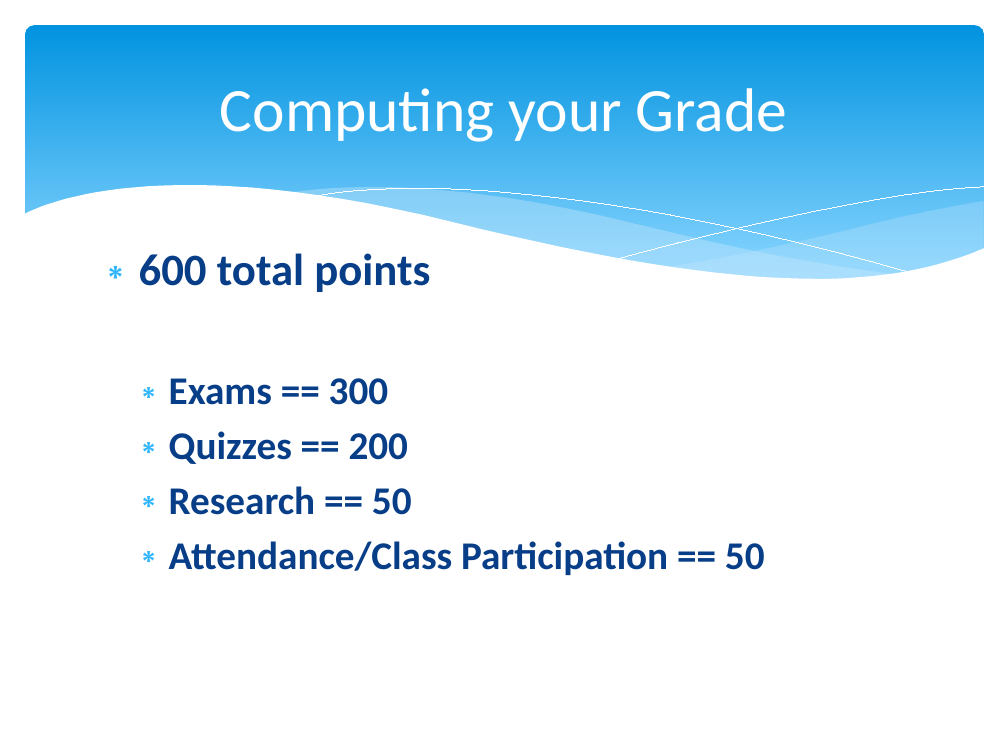
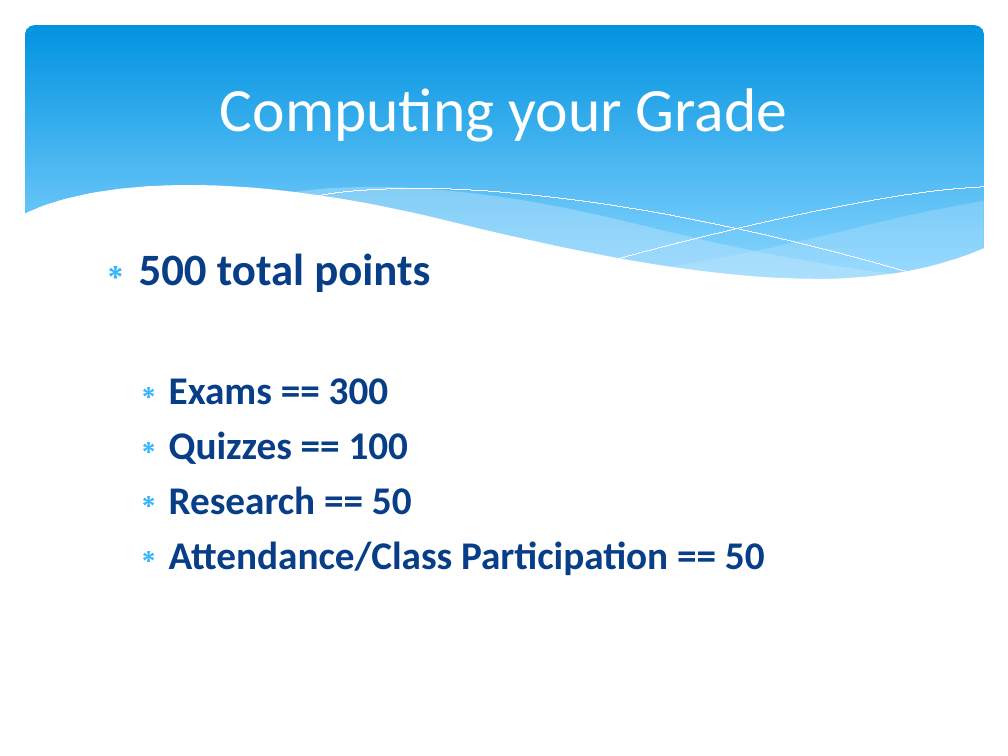
Before and after one commit to npm27/Teaching-Materials, a slide deck: slide 9 of Gen Psych II/Slides/0 Gen Psych II First Day Info.pptx. Drawn at 1008x756 pixels with LibreOffice and Linux fonts; fonts in the diff are those of the drawing. Boxes give left, top, right and bottom in pixels: in the first picture for what was removed or moved away, otherwise in the second. Text is boxed around its words. In the diff, an @@ line names an element or a change of style, - is before the commit and + after.

```diff
--- a/Gen Psych II/Slides/0 Gen Psych II First Day Info.pptx
+++ b/Gen Psych II/Slides/0 Gen Psych II First Day Info.pptx
@@ text at (139, 253, 430, 292): text changed @@
-  ∗ 600 total points
+  ∗ 500 total points
@@ text at (169, 431, 409, 464): text changed @@
-    ∗ Quizzes == 200
+    ∗ Quizzes == 100
```
Also in this commit, not shown: 4 other slides changed, 8 other files.
